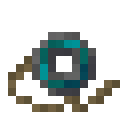
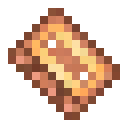
Layer changes from the first 128px x 128px image to the second:
added layer "music_disc_creator_music_box" in group "HSV Noise applied" over [8, 8, 120, 120]
hid "disc_fragment_5.png copy" over [8, 32, 120, 112]
